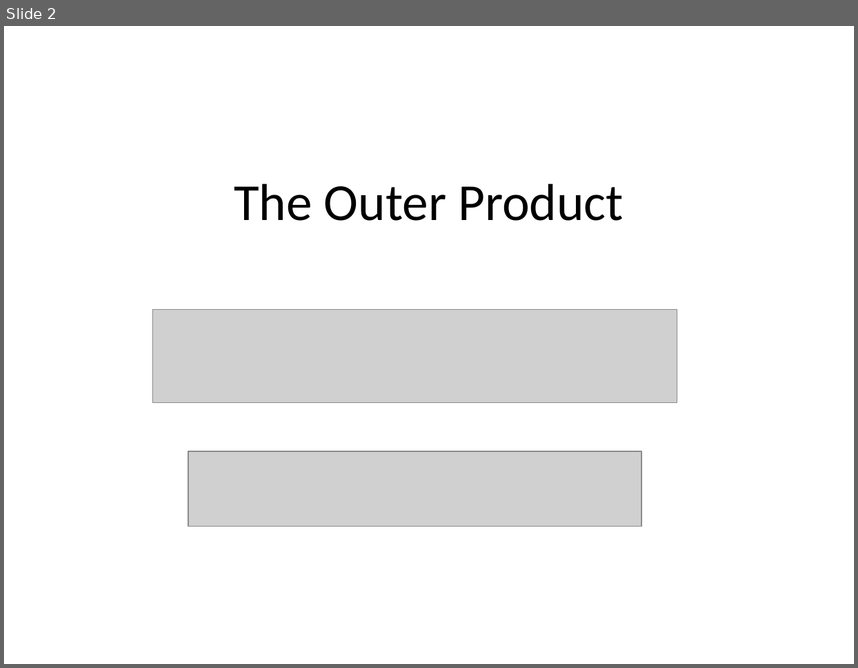
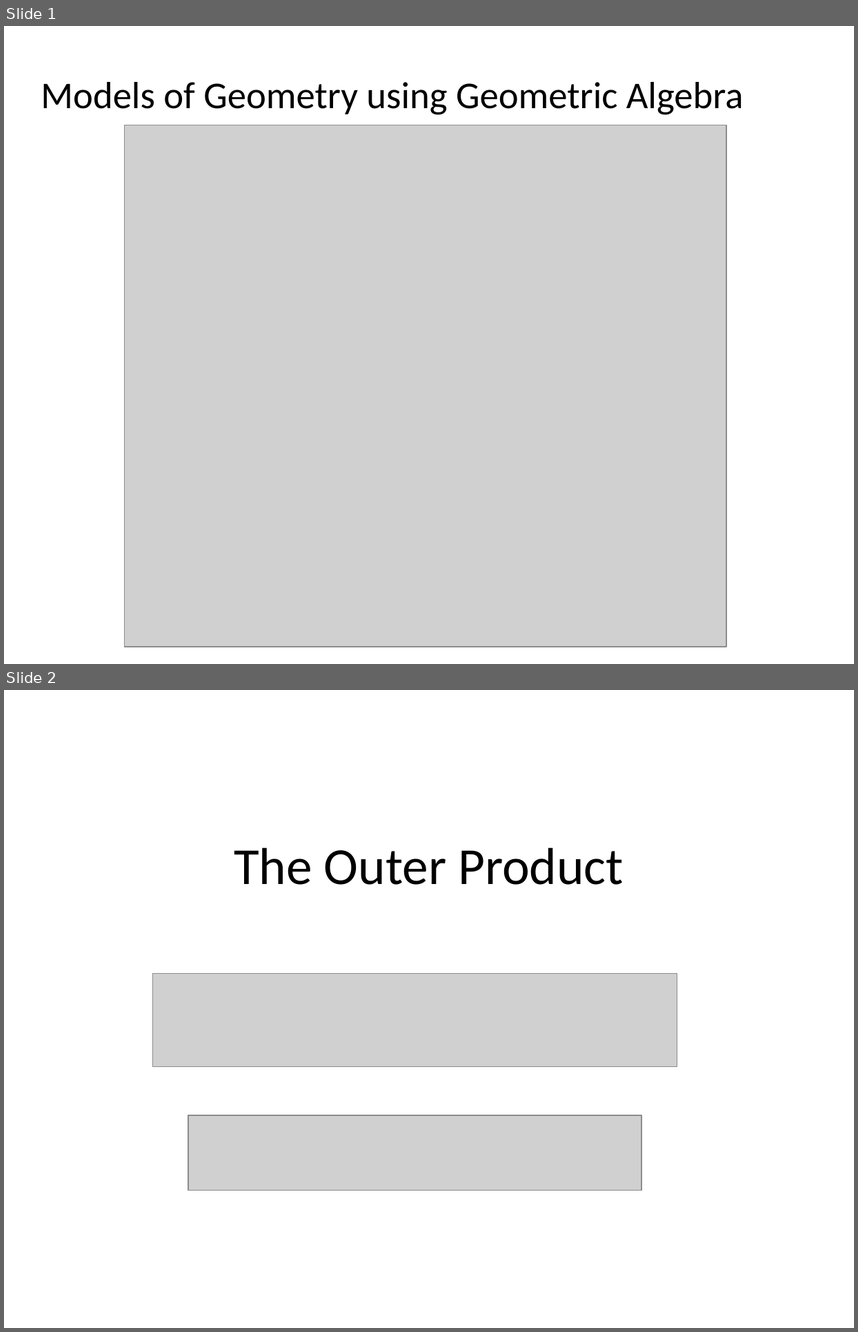
Before and after one commit to spencerparkin/GAVisTool, a slide deck: Docs/WSU_Talk/WSU_Talk.ppt. Shown one above the other, each under a label of ours: slide 2 before the commit, slides 1 and 2 after it. The pictures are 858x668 and 858x1332 pixels, drawn with LibreOffice and Linux fonts; fonts in the diff are those of the drawing; grey boxes stand for pictures. Boxes give left, top, right and bottom in pixels: in the first picture for what was removed or moved away, otherwise in the second. Text is boxed around its words. In the diff, an @@ line names an element or a change of style, - is before the commit and + after.

```diff
--- a/Docs/WSU_Talk/WSU_Talk.ppt
+++ b/Docs/WSU_Talk/WSU_Talk.ppt
@@ slide 1 added at [4,26,854,664], background #FFFFFF @@
@@ title added at [41,82,744,115], 32 pt, text #000000 @@
+Models of Geometry using Geometric Algebra
@@ picture added at [125,125,726,646] @@
```
Also in this commit, not shown: 1 slide changed, 1 slide removed, 31 other files.
